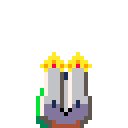
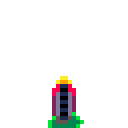
Two versions of the same layered image (128×128). Layer-by-layer changes:
hid "SHOTA" over left=36, top=68, right=92, bottom=128
hid "SHOTB", painted on it over left=36, top=56, right=92, bottom=128
hid "SHOTC", painted on it over left=36, top=52, right=92, bottom=128
removed layer "SHOTD" over left=36, top=56, right=92, bottom=128
added layer "FLAREGC" above "2x" over left=48, top=76, right=84, bottom=128
